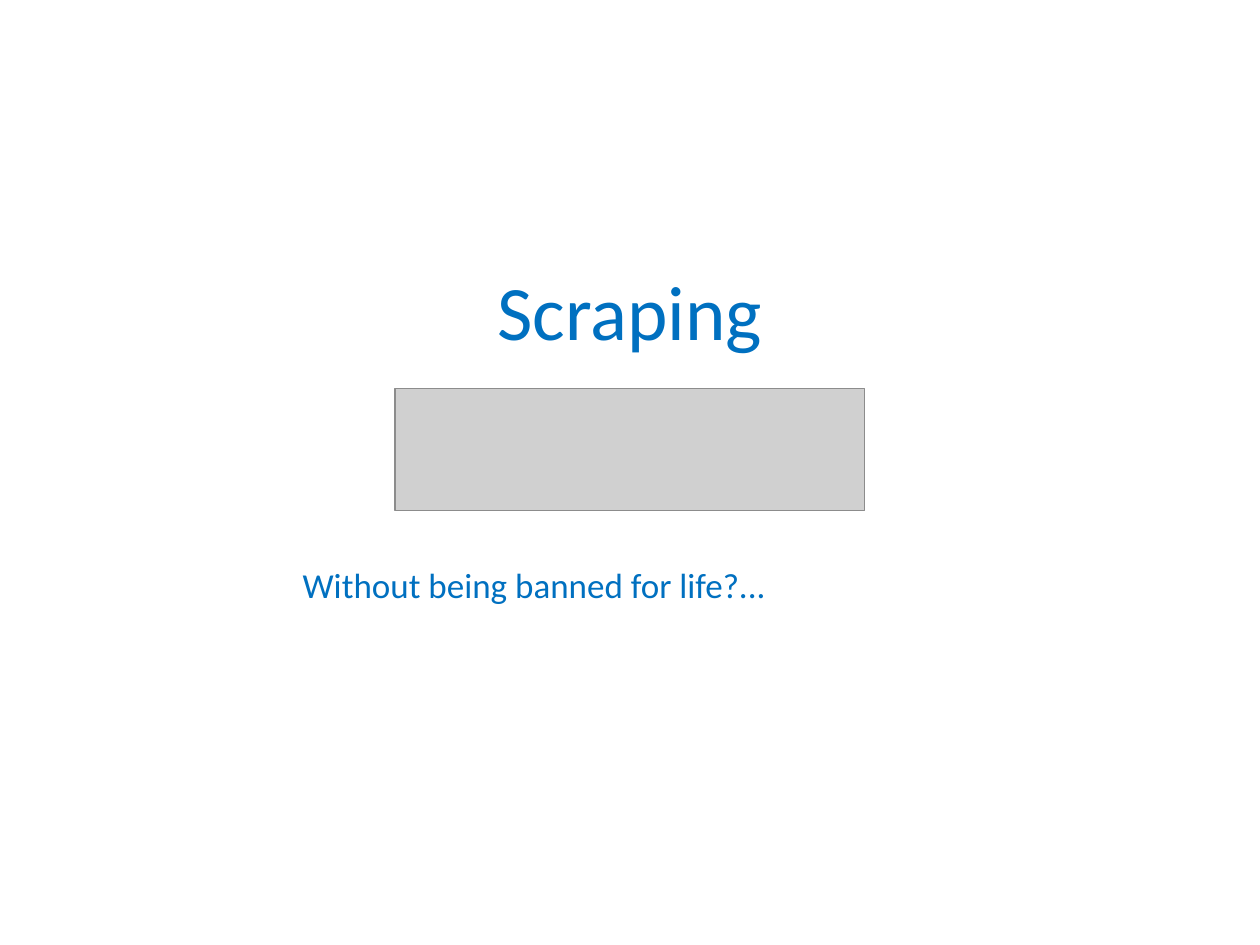
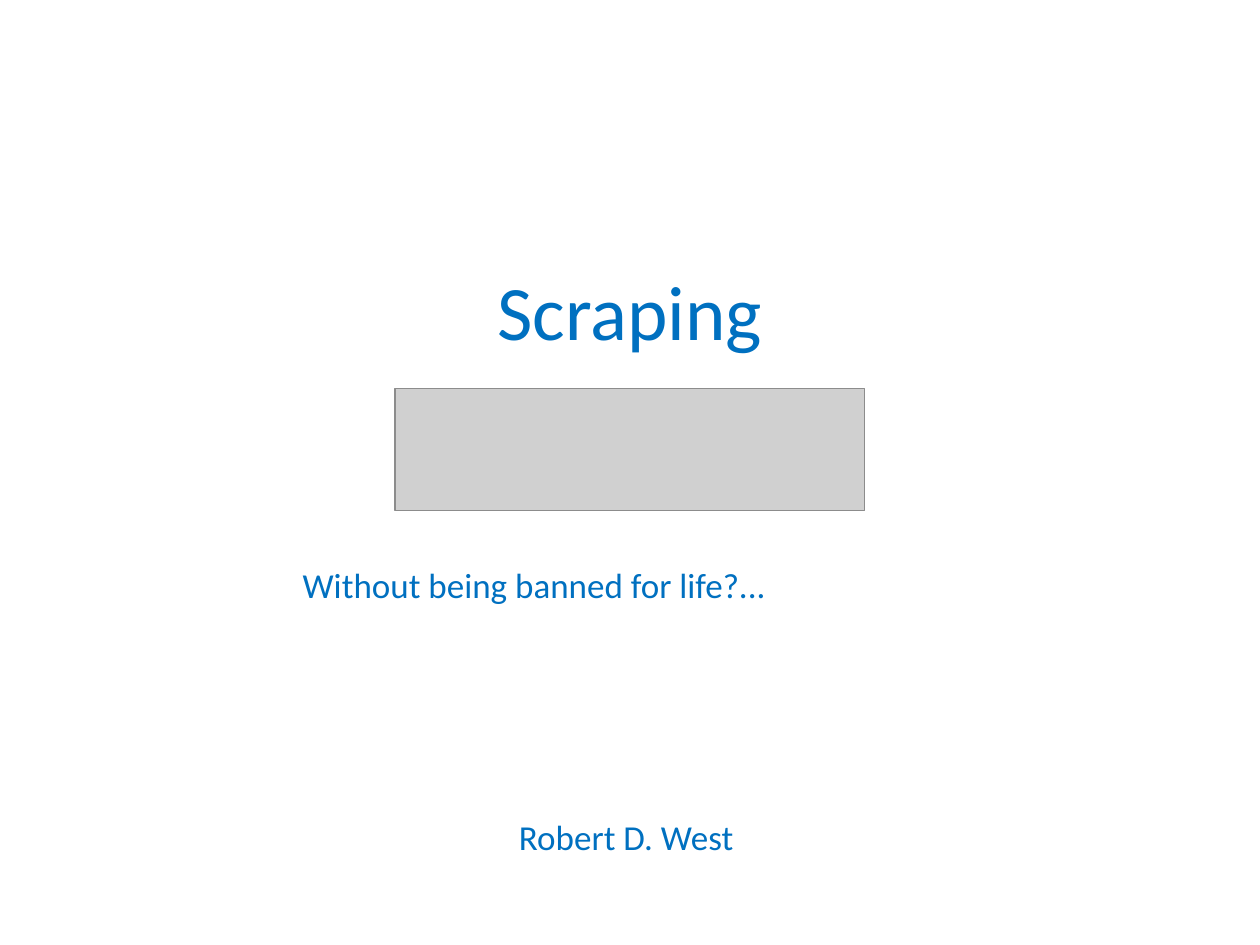
Before and after one commit to seanpquig/GADS11-NYC-Summer2014, a slide deck: slide 1 of projects/project01/rwest/Project_1_robert_west.pptx. Drawn at 1260x945 pixels with LibreOffice and Linux fonts; fonts in the diff are those of the drawing; grey boxes stand for pictures. Boxes give left, top, right and bottom in pixels: in the first picture for what was removed or moved away, otherwise in the second. Text is boxed around its words. In the diff, an @@ line names an element or a change of style, - is before the commit and + after.

Commit message:
pdfed the pptx file

```diff
--- a/projects/project01/rwest/Project_1_robert_west.pptx
+++ b/projects/project01/rwest/Project_1_robert_west.pptx
@@ text at box(519, 825, 733, 851): paragraph added @@
+Robert D. West
```
Also in this commit, not shown: 1 other file.
